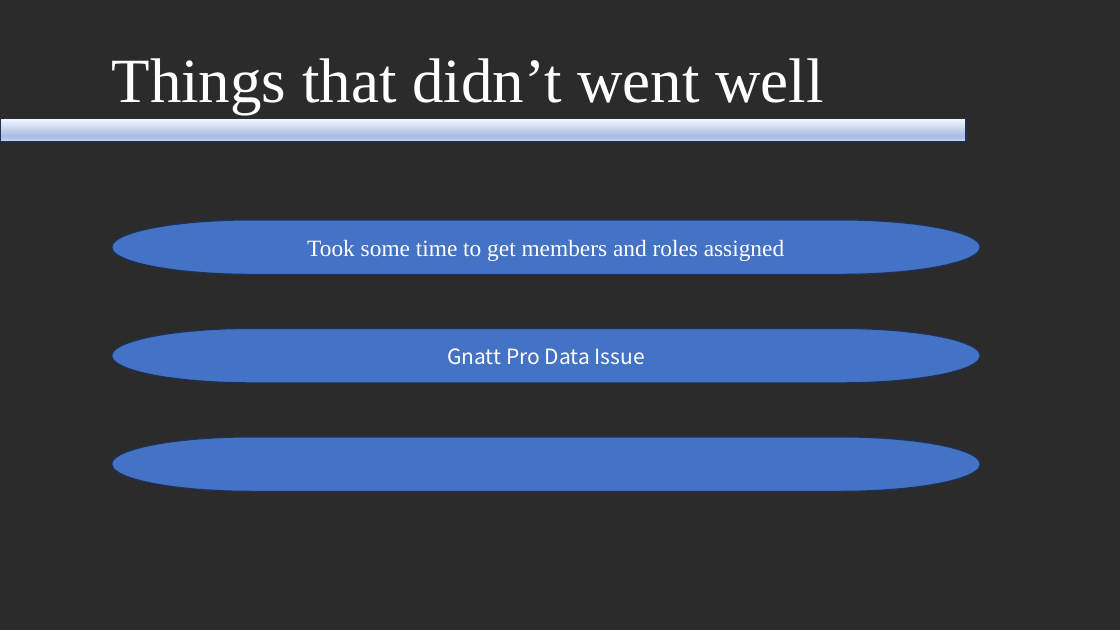
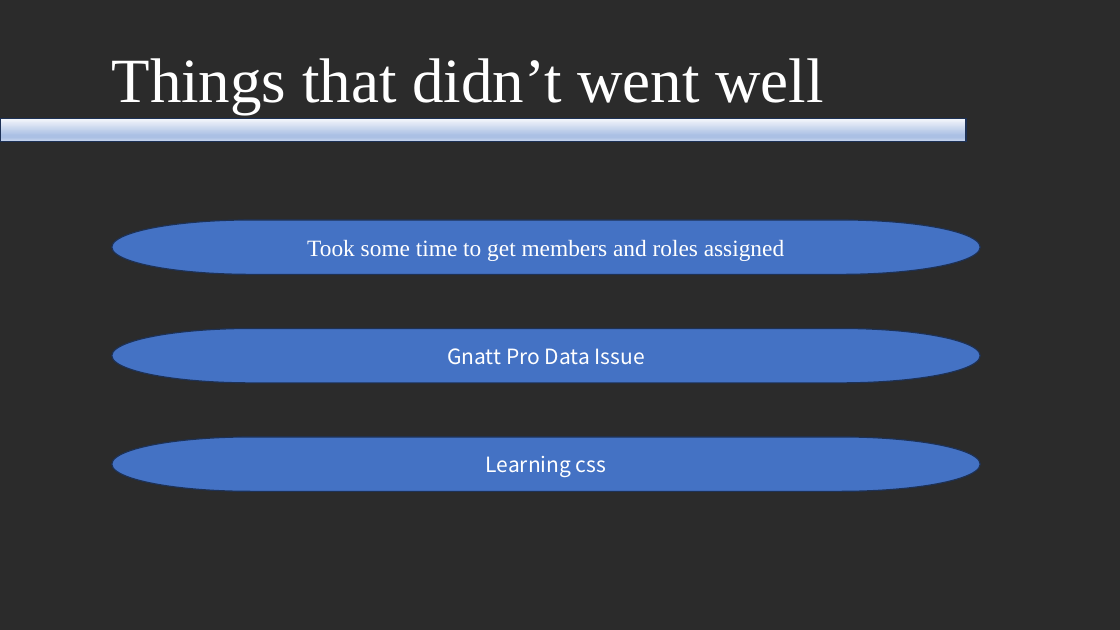
Before and after one commit to TheTragicallyStoat/COP4331, a slide deck: slide 6 of NoneCode/SmallProject.pptx. Drawn at 1120x630 pixels with LibreOffice and Linux fonts; fonts in the diff are those of the drawing; background and template pictures are left out; a plain dark background stands for a picture behind light text. Boxes give left, top, right and bottom in pixels: in the first picture for what was removed or moved away, otherwise in the second. Text is boxed around its words. In the diff, an @@ line names an element or a change of style, - is before the commit and + after.

```diff
--- a/NoneCode/SmallProject.pptx
+++ b/NoneCode/SmallProject.pptx
@@ text in pill shape at (x1=486, y1=456, x2=606, y2=477): text added @@
+Learning css
```
Also in this commit, not shown: 1 other slide changed.
